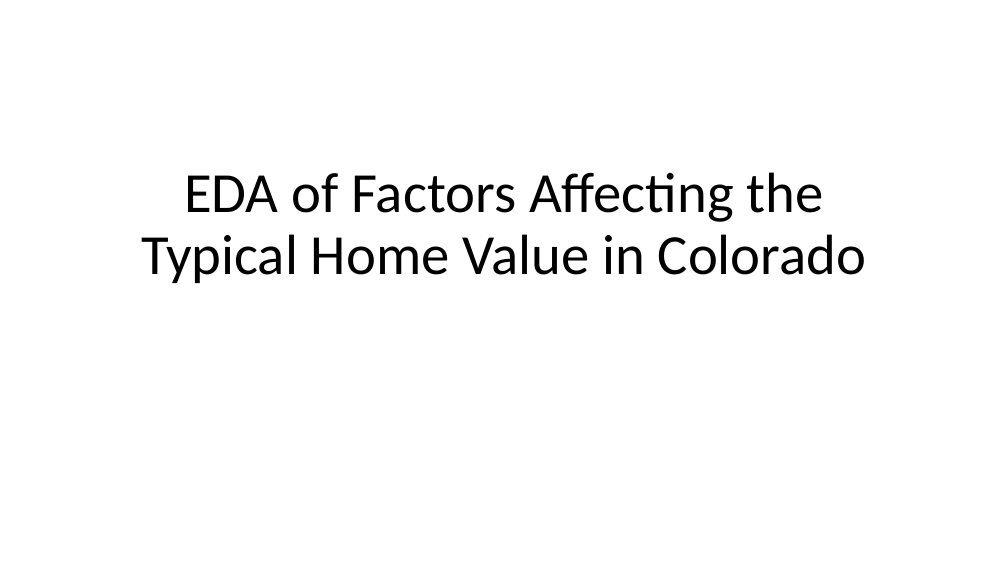
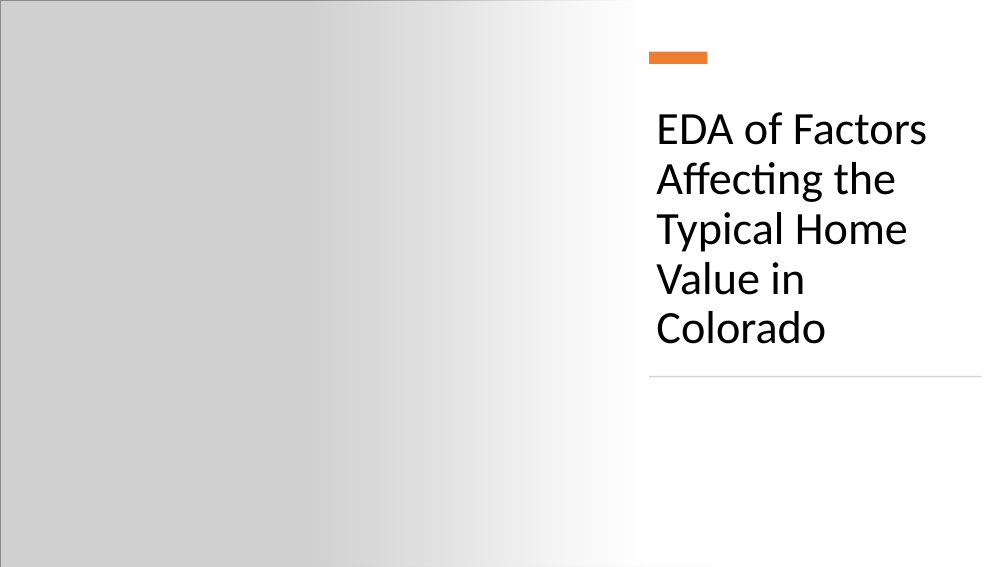
Before and after one commit to StanJohn04/Colorado_Real_Estate, a slide deck: slide 1 of Slide_Deck.pptx. Drawn at 1008x567 pixels with LibreOffice and Linux fonts; fonts in the diff are those of the drawing; grey boxes stand for pictures. Boxes give left, top, right and bottom in pixels: in the first picture for what was removed or moved away, otherwise in the second. Text is boxed around its words. In the diff, an @@ line names an element or a change of style, - is before the commit and + after.

Commit message:
updated slide deck

```diff
--- a/Slide_Deck.pptx
+++ b/Slide_Deck.pptx
@@ picture added at <box>0,0,717,567</box> @@
@@ rectangle added at <box>307,0,1008,567</box>, fill gradient #FFFFFF @@
@@ rectangle added at <box>649,52,707,64</box>, fill #ED7D31 @@
@@ title "EDA of Factors Affecting the ...": place and size @@
-title "EDA of Factors Affecting the ..." at <box>141,172,866,283</box>
+title "EDA of Factors Affecting the ..." at <box>656,112,927,344</box>
@@ title "EDA of Factors Affecting the ..." at <box>656,112,927,344</box>: size 54 to 44 pt; alignment centre to left @@
@@ rectangle added at <box>650,376,982,377</box>, fill #D5D5D5 @@
```
Also in this commit, not shown: 2 other slides changed, 4 slides added, 2 slides removed, 1 other file.
